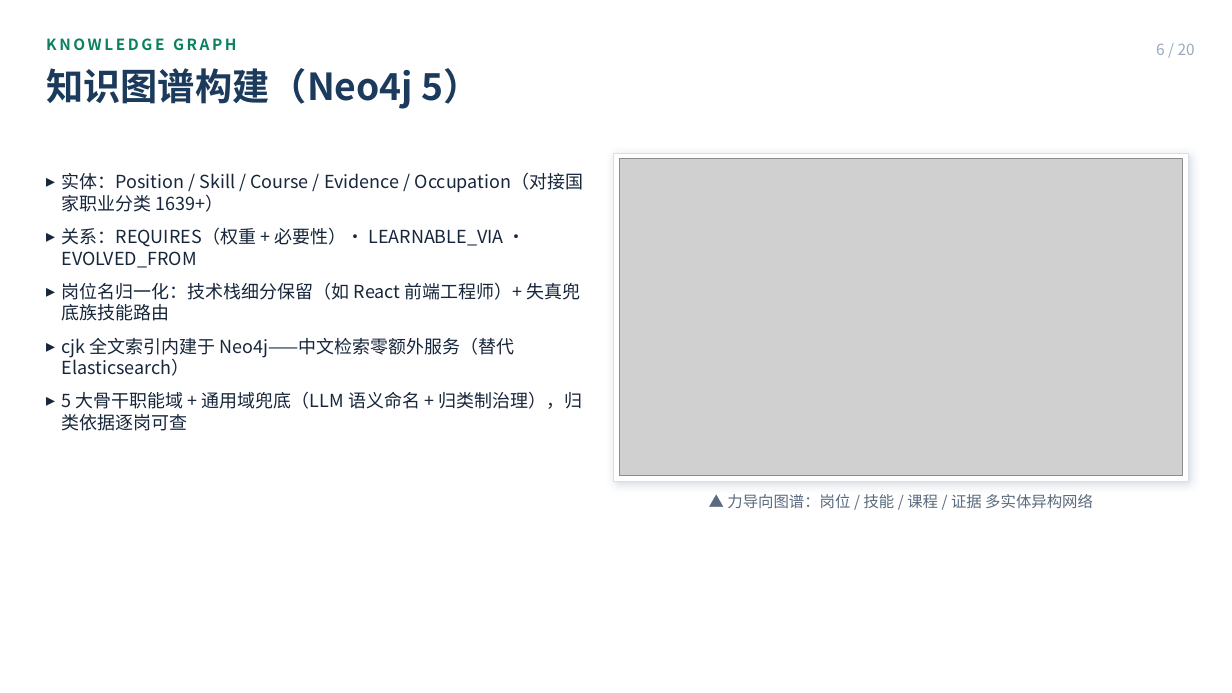
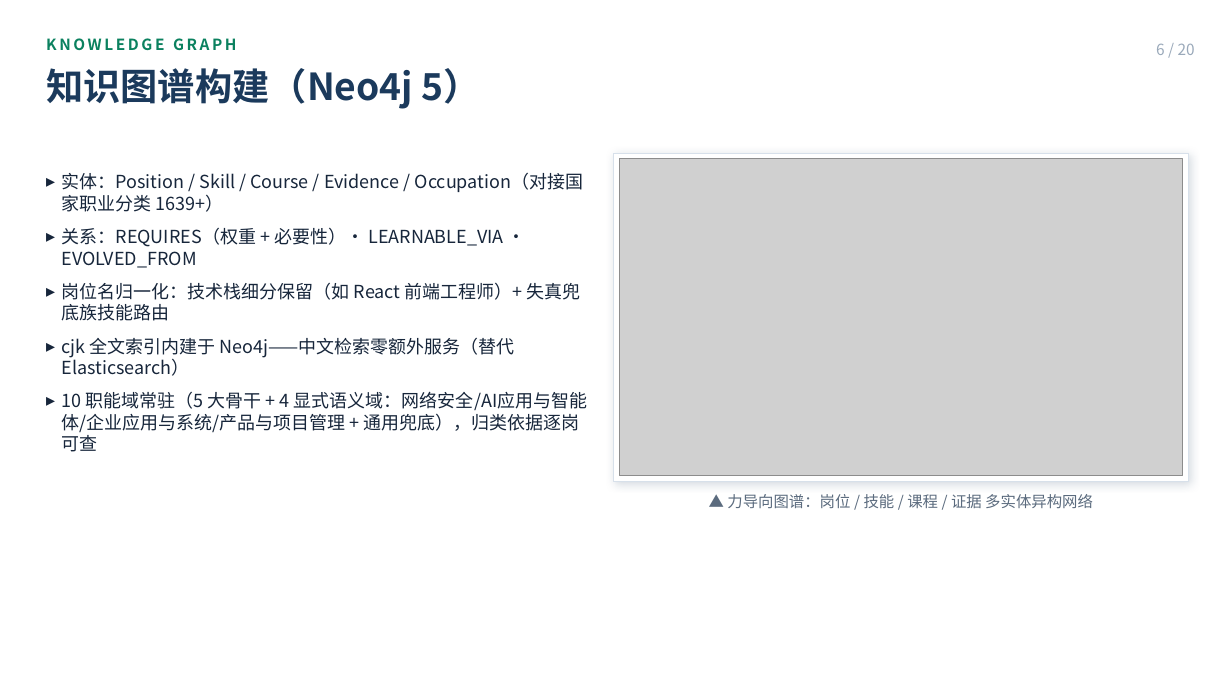
Before and after one commit to Sanksu/zhigang-compass, a slide deck: slide 6 of docs/m5/智岗罗盘_答辩PPT_终稿.pptx. Drawn at 1232x693 pixels with LibreOffice and Linux fonts; fonts in the diff are those of the drawing; grey boxes stand for pictures. Boxes give left, top, right and bottom in pixels: in the first picture for what was removed or moved away, otherwise in the second. Text is boxed around its words. In the diff, an @@ line names an element or a change of style, - is before the commit and + after.

Commit message:
docs(ppt): 补齐终稿 PPT——10 职能域 + 数据截至 9-03 快照 + JD F1 统一 0.9632
对齐域细分阶段 1+2 + 口径校准到讲解 PPT（build_final.js 重生成）：
- 页6 知识图谱：5 大骨干职能域 → 10 职能域（5 骨干 + 4 显式语义域 + 通用）
- 页15 数据规模：Skill 4,393→5,916 / Position 140→120（9-03 快照），
  域说明补 10 职能域，注改「数据截至 graph_v20260903（17705 节点/73575 边）」
- 页7/13/18/结尾：JD aligned F1 0.9629 → **0.9632**（4 处，08-28 正式验收三跑值，
  顶部 09-01 注释保留 0.9629 作历史口径说明）
- 已验证重生成后的 pptx：页7/13/18 均 0.9632，20 页

关联：域细分 #759/#761（frozen4）、口径校准 #774（0.9632）、快照 graph_v20260903

```diff
--- a/docs/m5/智岗罗盘_答辩PPT_终稿.pptx
+++ b/docs/m5/智岗罗盘_答辩PPT_终稿.pptx
@@ text at (62, 391, 587, 452): text changed @@
-▸ 5 大骨干职能域 + 通用域兜底（LLM 语义命名 + 归类制治理），归类依据逐岗可查
+▸ 10 职能域常驻（5 大骨干 + 4 显式语义域：网络安全/AI应用与智能体/企业应用与系统/产品与项目管理 + 通用兜底），归类依据逐岗可查
```
Also in this commit, not shown: 4 other slides changed, 1 other file.
